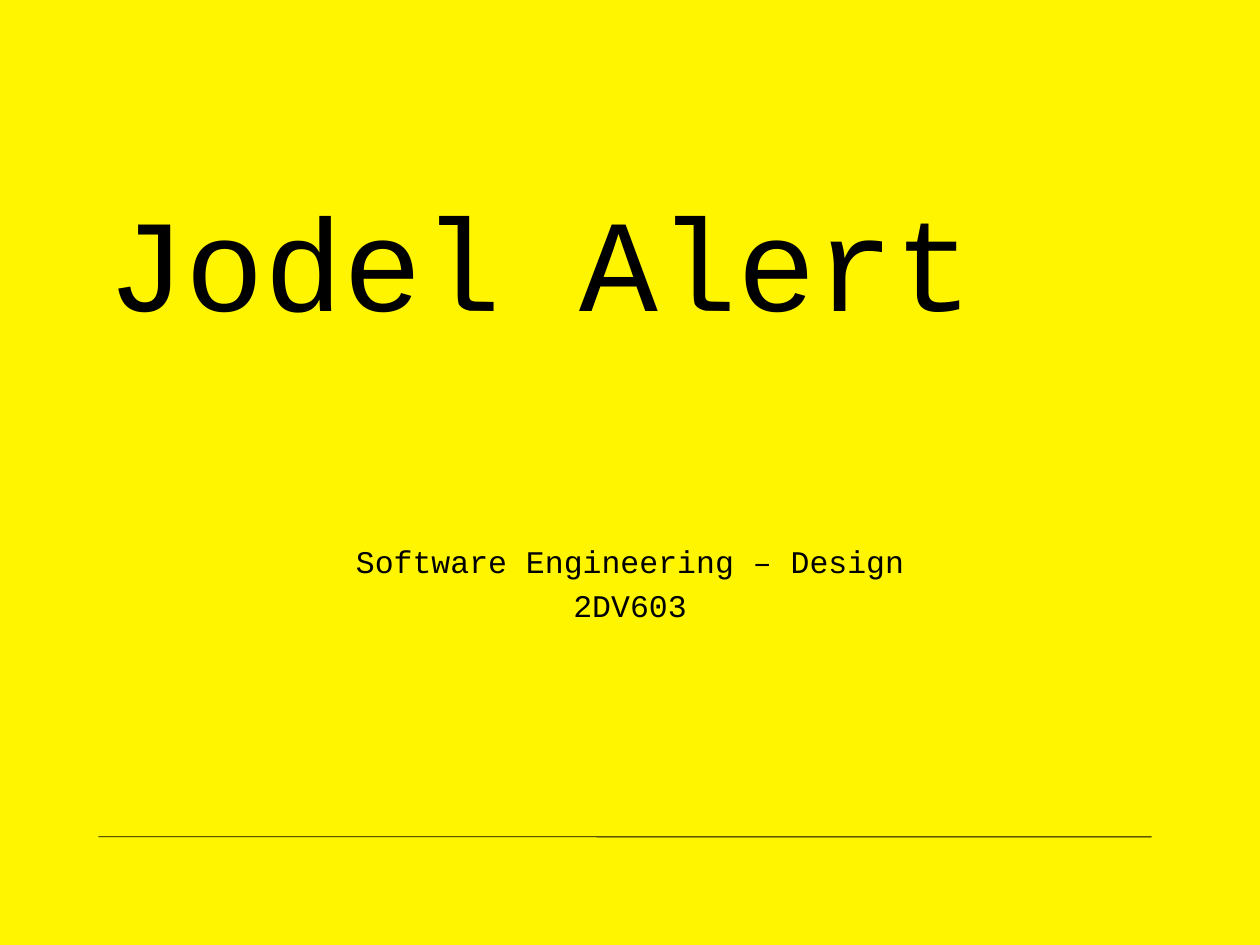
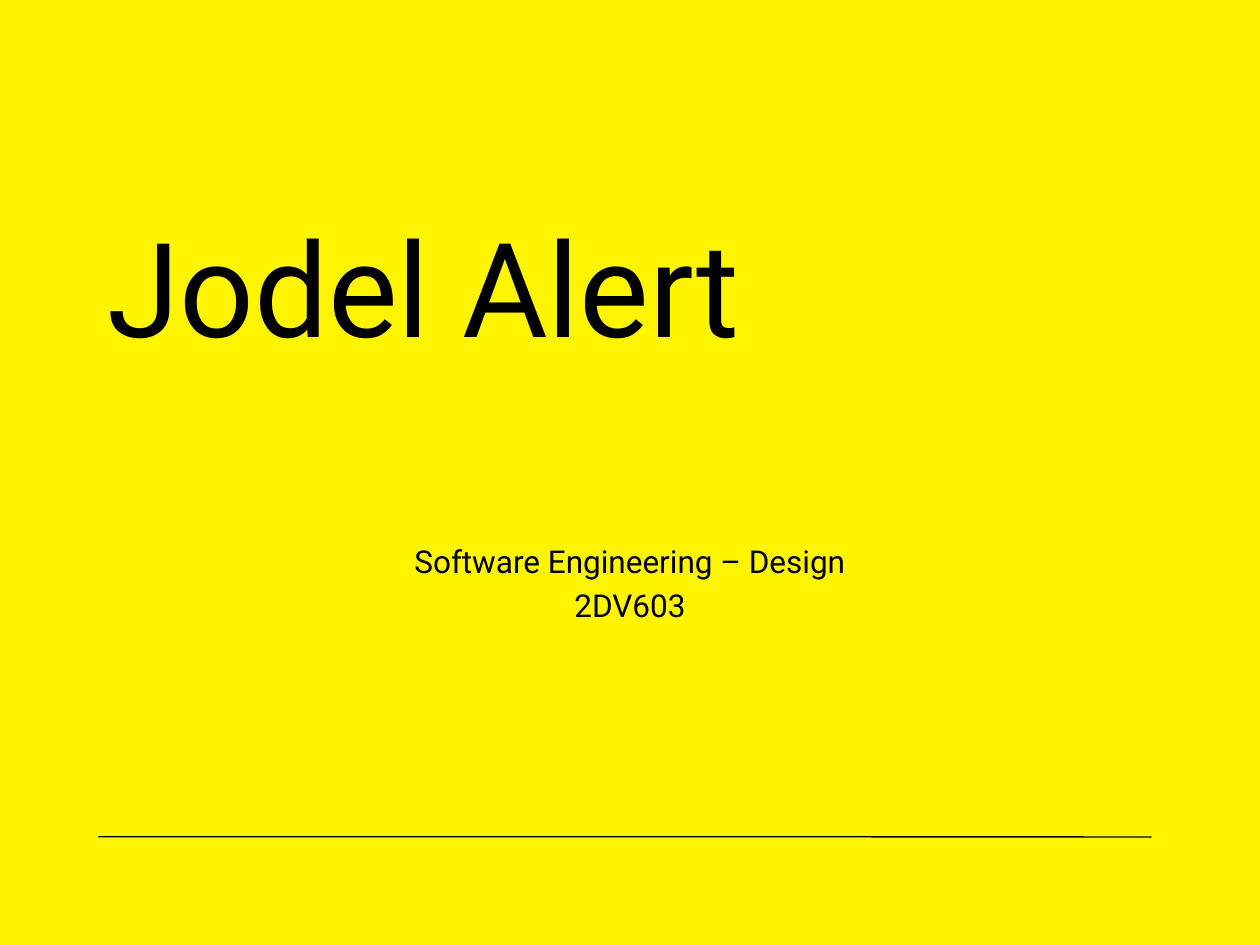
Before and after one commit to legendmcdonald/2DV603, a slide deck: slide 1 of JodelAlert.pptx. Drawn at 1260x945 pixels with LibreOffice and Linux fonts; fonts in the diff are those of the drawing; background and template pictures are left out. Boxes give left, top, right and bottom in pixels: in the first picture for what was removed or moved away, otherwise in the second. Text is boxed around its words. In the diff, an @@ line names an element or a change of style, - is before the commit and + after.

```diff
--- a/JodelAlert.pptx
+++ b/JodelAlert.pptx
@@ title "Jodel Alert" at (107,238,739,339): font Courier New to Roboto; line spacing 75pt to 1 @@
@@ subtitle "Software Engineering – Design" at (414,549,845,618): font Courier New to Roboto; less space between paragraphs @@
@@ line (98, 837) - (1152, 837): stroke #000000 0.5 pt to #000000 0.75 pt @@
```
Also in this commit, not shown: 3 other slides changed, 2 slides added.
